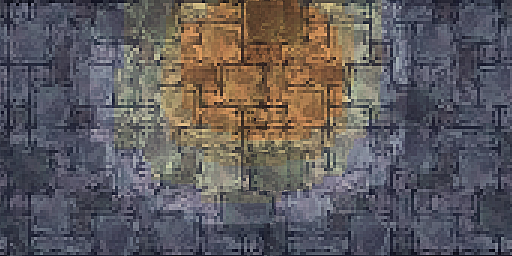
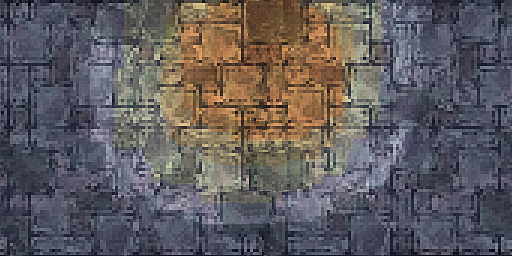
Layers edited between the first and the second 512 × 256 image:
painted on "레이어 2" over [83, 0, 423, 224]
